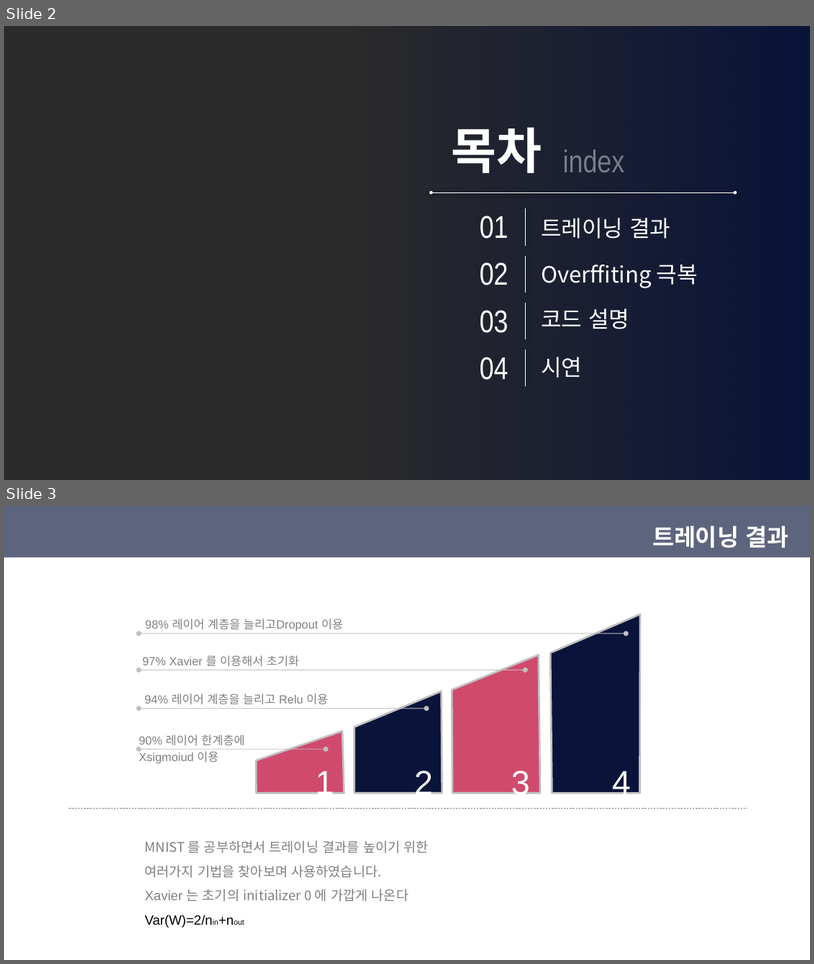
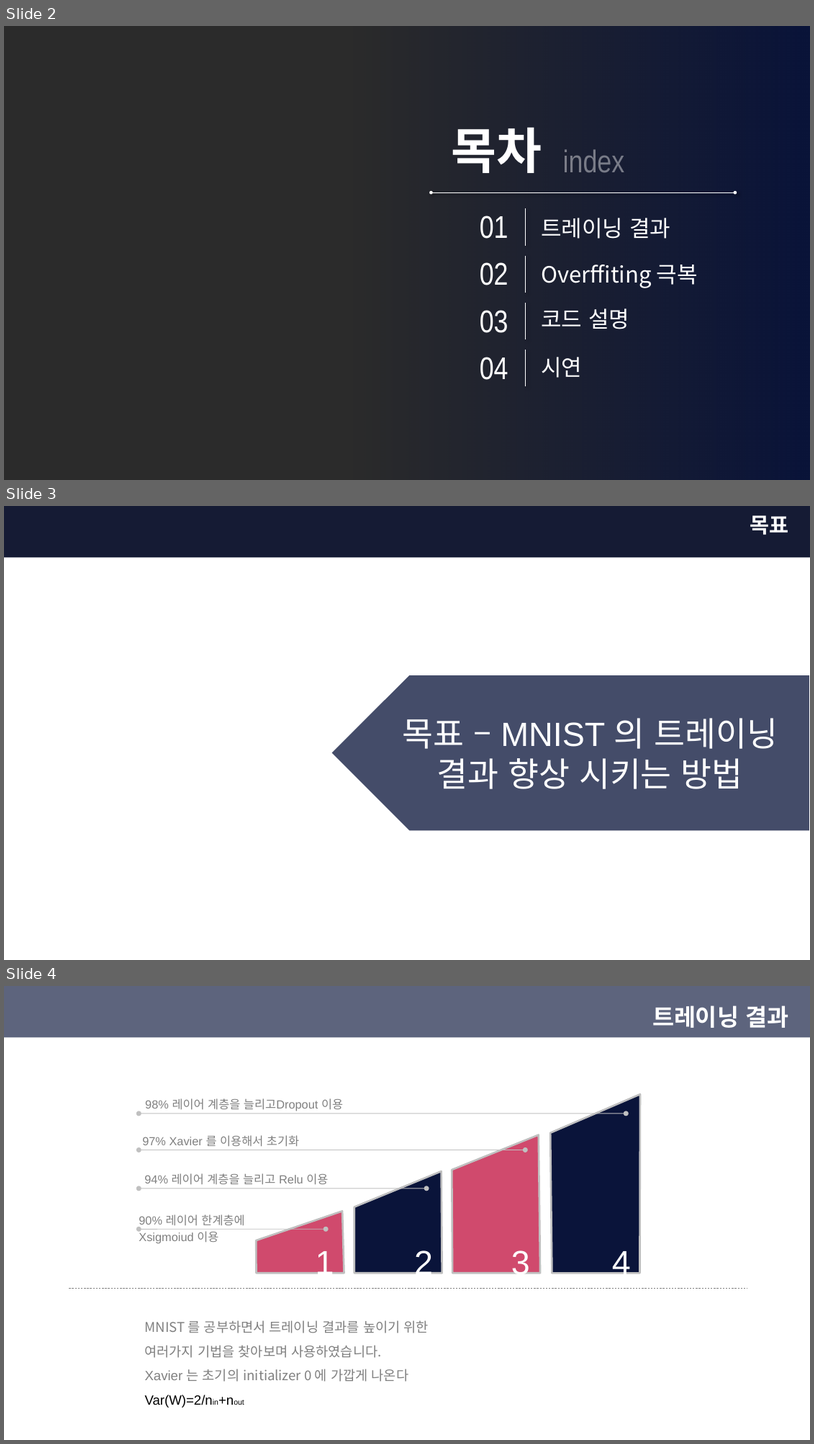
Before and after one commit to devGW/MNIST, a slide deck: ppt/인공지능 MNIST 발표(정건우).pptx. Shown one above the other, each under a label of ours: slides 2 and 3 before the commit, slides 2, 3 and 4 after it. The pictures are 814x964 and 814x1444 pixels, drawn with LibreOffice and Linux fonts; fonts in the diff are those of the drawing; background and template pictures are left out; a plain dark background stands for a picture behind light text. Boxes give left, top, right and bottom in pixels: in the first picture for what was removed or moved away, otherwise in the second. Text is boxed around its words. In the diff, an @@ line names an element or a change of style, - is before the commit and + after.

Commit message:
Update PPT

```diff
--- a/ppt/인공지능 MNIST 발표(정건우).pptx
+++ b/ppt/인공지능 MNIST 발표(정건우).pptx
@@ slide 3 added at bbox=[4, 506, 810, 960], background picture (left out); not listed: 2 template elements that a slide beside it also shows @@
@@ title added at bbox=[750, 515, 789, 535], 25.2 pt, text #FFFFFF, bold @@
+목표
@@ pentagon arrow added at bbox=[332, 674, 810, 831], fill #0A143A at 76% opacity, outline #FFFFFF 1.5 pt, 40 pt, text #FFFFFF @@
+목표 – MNIST 의 트레이닝 결과 향상 시키는 방법
@@ what was slide 3 is now slide 4 @@
```
Also in this commit, not shown: 1 other file.
